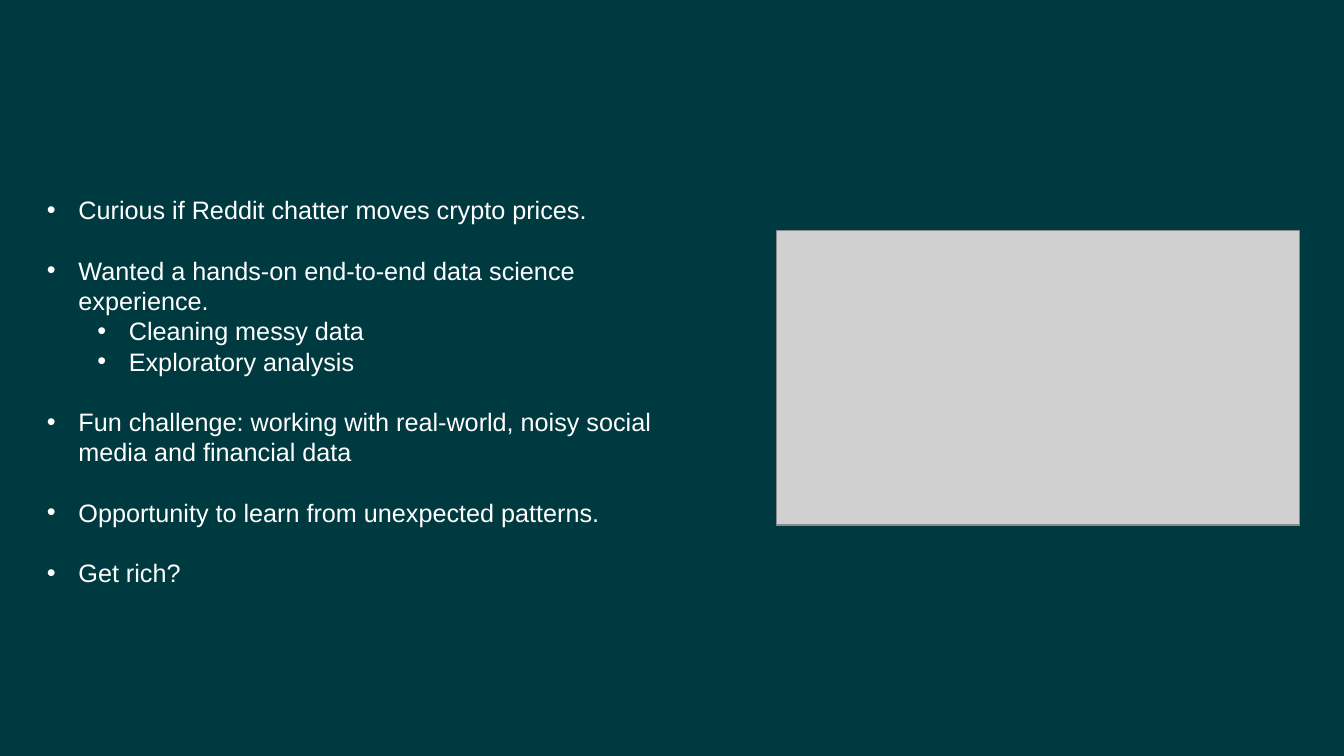
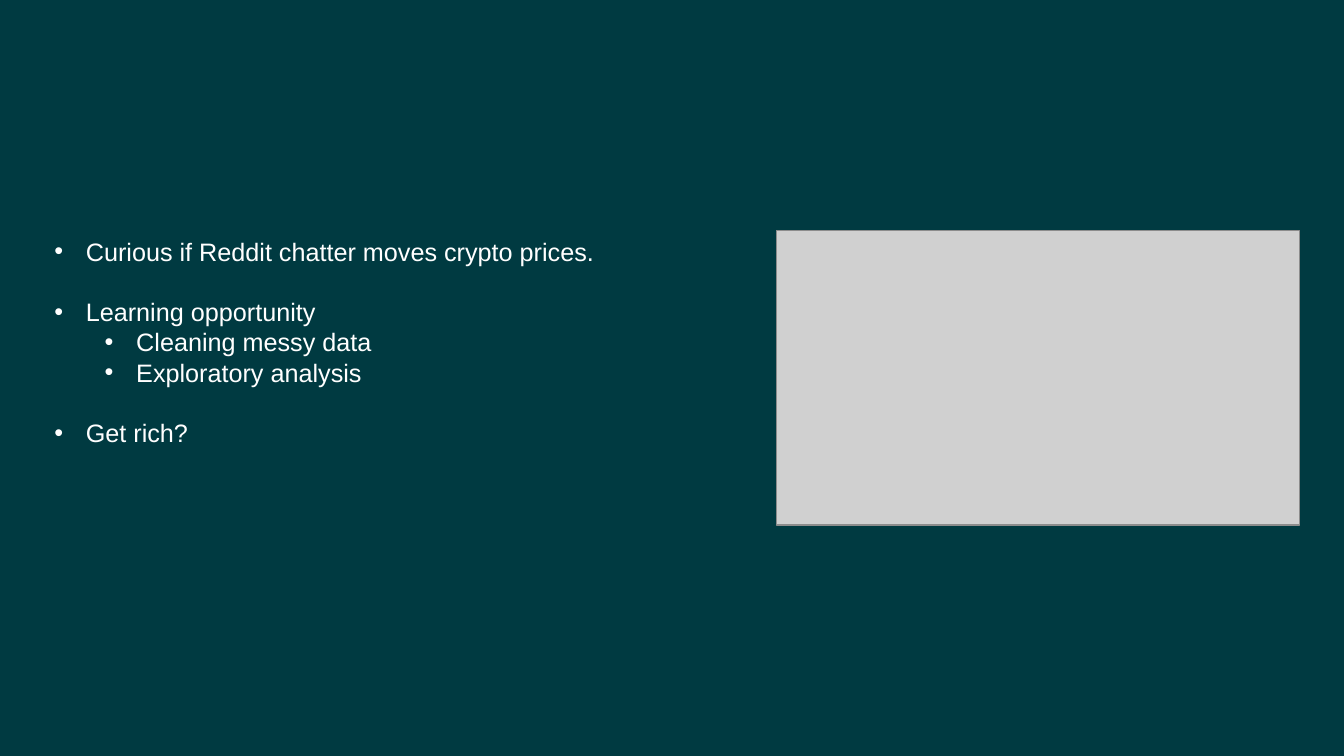
Before and after one commit to jtran217/eth-reddit-sentiment, a slide deck: slide 4 of reports/DeepDive_Eth_Sent_Presentation.pptx. Drawn at 1344x756 pixels with LibreOffice and Linux fonts; fonts in the diff are those of the drawing; grey boxes stand for pictures. Boxes give left, top, right and bottom in pixels: in the first picture for what was removed or moved away, otherwise in the second. Text is boxed around its words. In the diff, an @@ line names an element or a change of style, - is before the commit and + after.

Commit message:
Updated presentation

```diff
--- a/reports/DeepDive_Eth_Sent_Presentation.pptx
+++ b/reports/DeepDive_Eth_Sent_Presentation.pptx
@@ text "Curious if Reddit chatter moves ...": place and size @@
-text "Curious if Reddit chatter moves ..." at (78,200,650,583)
+text "Curious if Reddit chatter moves ..." at (86,242,594,443)
@@ text at (86,302,316,327): text changed @@
-• Wanted a hands-on end-to-end data science experience.
+• Learning opportunity
@@ text at (78,412,650,527): paragraphs removed @@
-• Fun challenge: working with real-world, noisy social media and financial data
-• Opportunity to learn from unexpected patterns.
```
Also in this commit, not shown: 2 other slides changed.
